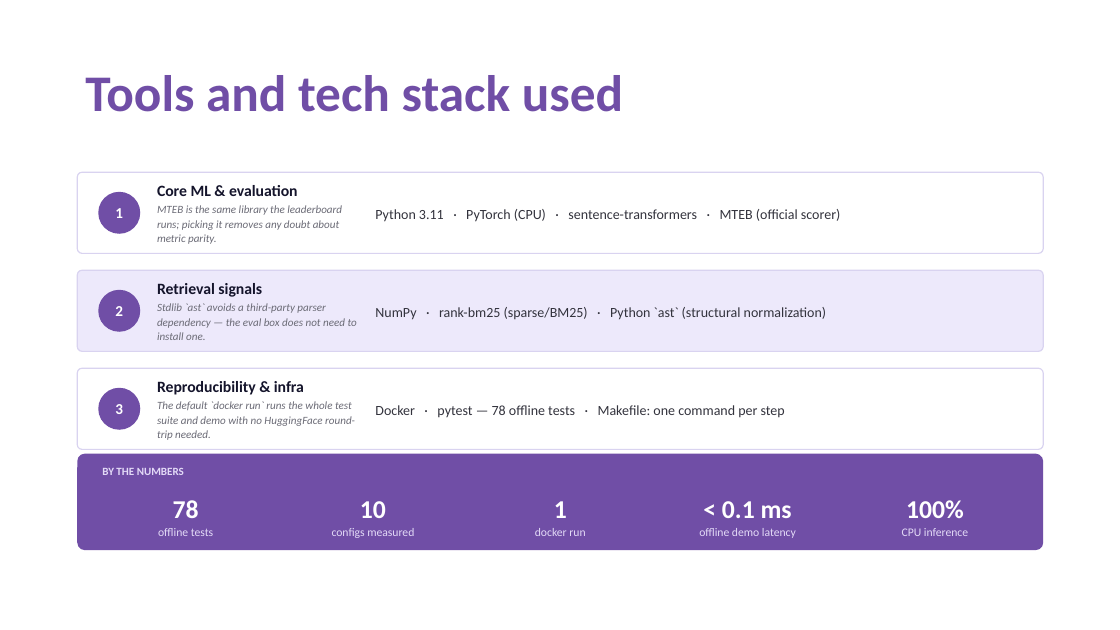
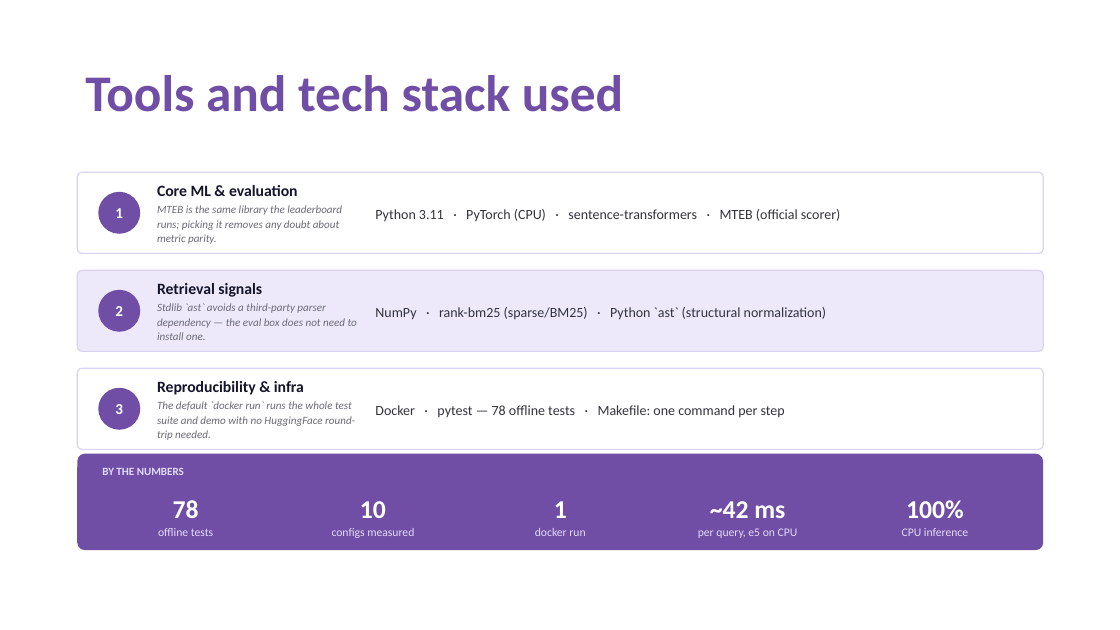
Before and after one commit to Ajha2005/samsung-prism, a slide deck: slide 6 of submission/Thapar_Trace_Submission_ppt.pptx. Drawn at 1120x630 pixels with LibreOffice and Linux fonts; fonts in the diff are those of the drawing. Boxes give left, top, right and bottom in pixels: in the first picture for what was removed or moved away, otherwise in the second. Text is boxed around its words. In the diff, an @@ line names an element or a change of style, - is before the commit and + after.

```diff
--- a/submission/Thapar_Trace_Submission_ppt.pptx
+++ b/submission/Thapar_Trace_Submission_ppt.pptx
@@ text at (698,501,798,538): text changed @@
-< 0.1 ms
-offline demo latency
+~42 ms
+per query, e5 on CPU
```
Also in this commit, not shown: 5 other slides changed, 7 other files.
